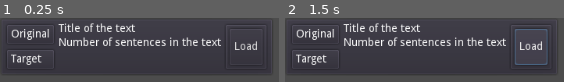
Above: before the commit, frames 1-2 (left to right).
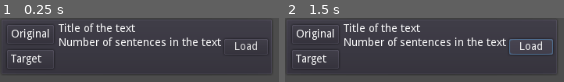
Above: after the commit, the same moments.

Repository: carllacan/langback
Game: Godot game, scene res://scenes/TextItem.tscn
Two runs of this game, one before a commit and one after it. Both use one fixed random seed, a clock stepped at 60 frames per second and the inputs below. This scene is started directly instead of the project's main scene.
Inputs:
- Up to frame 1 (0.25 s): no input
- Up to frame 2 (1.5 s): click "Load" at 0.5 s

The runs differ from the first frame. In frame 1, less than 0.1% of the frame differs, in the area x 80-97%, y 31-47%; in frame 2, 1.7%, in the area x 80-97%, y 17-74%.

Commit message:
Enabled loading of texts

Diff:
--- a/scenes/SentenceBox.tscn
+++ b/scenes/SentenceBox.tscn
@@ -24,12 +24,14 @@
 margin_right = 626.0
 margin_bottom = 14.0
 text = "Original sentence"
+autowrap = true
 
 [node name="UserTranslation" type="TextEdit" parent="VBoxContainer"]
 margin_top = 18.0
 margin_right = 626.0
 margin_bottom = 73.0
 rect_min_size = Vector2( 0, 55 )
+wrap_enabled = true
 
 [node name="Indicator" type="Label" parent="VBoxContainer"]
 margin_top = 77.0
--- a/scenes/TextEntry.tscn
+++ b/scenes/TextEntry.tscn
@@ -235,7 +235,6 @@
 size_flags_vertical = 5
 
 [node name="SentenceList" type="ScrollContainer" parent="MarginContainer/CenterContainer"]
-visible = false
 margin_left = 262.0
 margin_top = 50.0
 margin_right = 762.0
@@ -247,7 +246,22 @@
 script = ExtResource( 5 )
 
 [node name="VBoxContainer" type="VBoxContainer" parent="MarginContainer/CenterContainer/SentenceList"]
-size_flags_vertical = 5
+margin_right = 500.0
+margin_bottom = 28.0
+size_flags_horizontal = 3
+size_flags_vertical = 5
+
+[node name="PanelContainer" type="PanelContainer" parent="MarginContainer/CenterContainer/SentenceList/VBoxContainer"]
+margin_right = 500.0
+margin_bottom = 28.0
+size_flags_horizontal = 3
+
+[node name="TextTitle" type="Label" parent="MarginContainer/CenterContainer/SentenceList/VBoxContainer/PanelContainer"]
+margin_left = 7.0
+margin_top = 7.0
+margin_right = 493.0
+margin_bottom = 21.0
+text = "The title of this text"
 
 [node name="HTTPRequest" type="HTTPRequest" parent="."]
 [connection signal="pressed" from="MarginContainer/CenterContainer/MainMenu/CreateButton" to="." method="_on_CreateButton_pressed"]
--- a/scenes/TextItem.tscn
+++ b/scenes/TextItem.tscn
@@ -59,14 +59,11 @@
 margin_bottom = 32.0
 text = "Number of sentences in the text"
 
-[node name="PanelContainer" type="PanelContainer" parent="HBoxContainer"]
+[node name="LoadButton" type="Button" parent="HBoxContainer"]
 margin_left = 280.0
+margin_top = 20.0
 margin_right = 336.0
-margin_bottom = 60.0
-
-[node name="Button" type="Button" parent="HBoxContainer/PanelContainer"]
-margin_left = 7.0
-margin_top = 7.0
-margin_right = 49.0
-margin_bottom = 53.0
+margin_bottom = 40.0
+size_flags_horizontal = 3
+size_flags_vertical = 4
 text = "Load"
--- a/scripts/LoadMenu.gd
+++ b/scripts/LoadMenu.gd
@@ -1,4 +1,6 @@
 extends VBoxContainer
+
+signal text_chosen
 
 const SAVED_TEXTS_DIR = "res://saved_texts/"
 var TextItem = load("res://scenes/TextItem.tscn")
@@ -35,3 +37,7 @@
 			var new_ti = TextItem.instance()
 			add_child(new_ti)
 			new_ti.load_text_info(text_info)
+			new_ti.connect("chosen", self, "_on_text_choice")
+
+func _on_text_choice(text_info):
+	emit_signal("text_chosen", text_info)
--- a/scripts/SentenceList.gd
+++ b/scripts/SentenceList.gd
@@ -1,10 +1,16 @@
 extends ScrollContainer
 
 var sentences
+var text_info
 var sentence_box = load("res://scenes/SentenceBox.tscn")
 
-func add_sentences(sentences):
-	for sentence_pair in sentences:
+func add_text_info(_text_info):
+	text_info = _text_info
+	add_sentences(text_info["Sentences"])
+
+
+func add_sentences(_sentences):
+	for sentence_pair in _sentences:
 		var new_sentence = sentence_box.instance()
 		find_node("VBoxContainer").add_child(new_sentence)
 		new_sentence.set_sentence(sentence_pair[0], sentence_pair[1])
--- a/scripts/TextEntry.gd
+++ b/scripts/TextEntry.gd
@@ -3,6 +3,7 @@
 #var title = ""
 var language
 var sentences = []
+var text_info
 var current_window
 
 onready var main_menu = find_node("MainMenu")
@@ -18,6 +19,7 @@
 	$HTTPRequest.connect("request_completed", self, "_on_request_completed")
 
 	language_menu.connect("language_selected", self, "_on_language_selection")
+	load_menu.connect("text_chosen", self, "_on_text_choice")
 
 	main_menu.hide()
 	load_menu.hide()
@@ -153,3 +155,9 @@
 	saved_texts.open("res://saved_texts/" + fn, File.WRITE)
 	saved_texts.store_string(JSON.print(text_info))
 	saved_texts.close()
+
+
+func _on_text_choice(_text_info):
+	text_info = _text_info
+	sentences_window.add_text_info(text_info)
+	change_window(sentences_window)
--- a/scripts/TextItem.gd
+++ b/scripts/TextItem.gd
@@ -1,9 +1,17 @@
 extends PanelContainer
 
-func load_text_info(text_info):
+signal chosen
+var text_info
 
+func _ready():
+	find_node("LoadButton").connect("pressed", self, "_when_chosen")
+
+func _when_chosen():
+	emit_signal("chosen", text_info)
+
+func load_text_info(_text_info):
+	text_info = _text_info
 	find_node("OriginalLanguage").text = text_info["Language"]
 	find_node("TextTitle").text = text_info["Title"]
 	var sentence_num = len(text_info["Sentences"])
-
 	find_node("SentenceNumber").text = "%s sentences" % sentence_num
